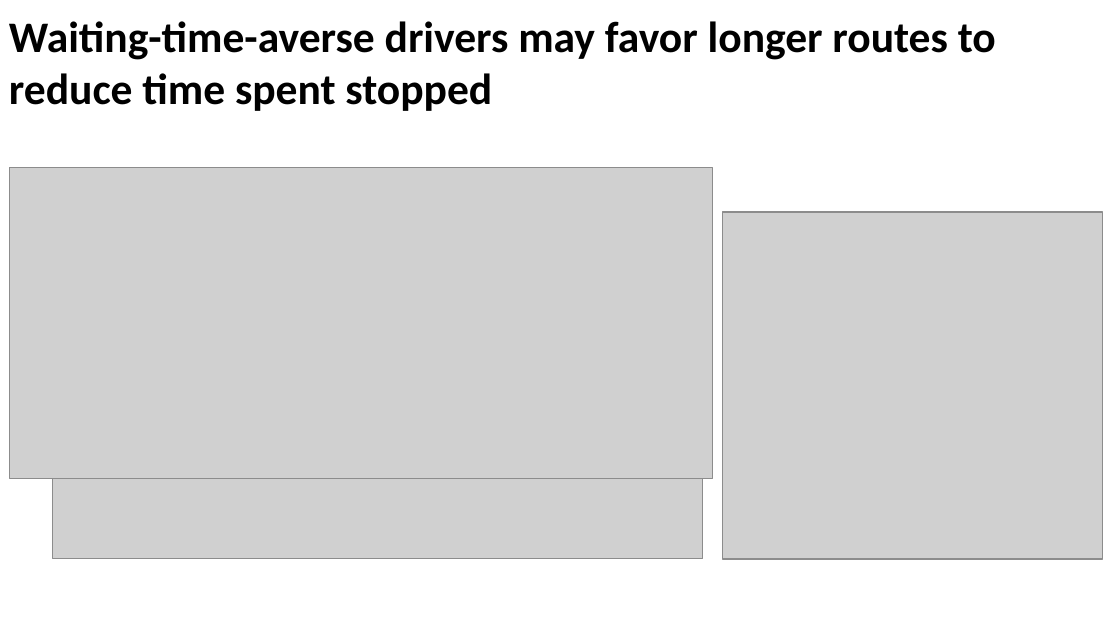
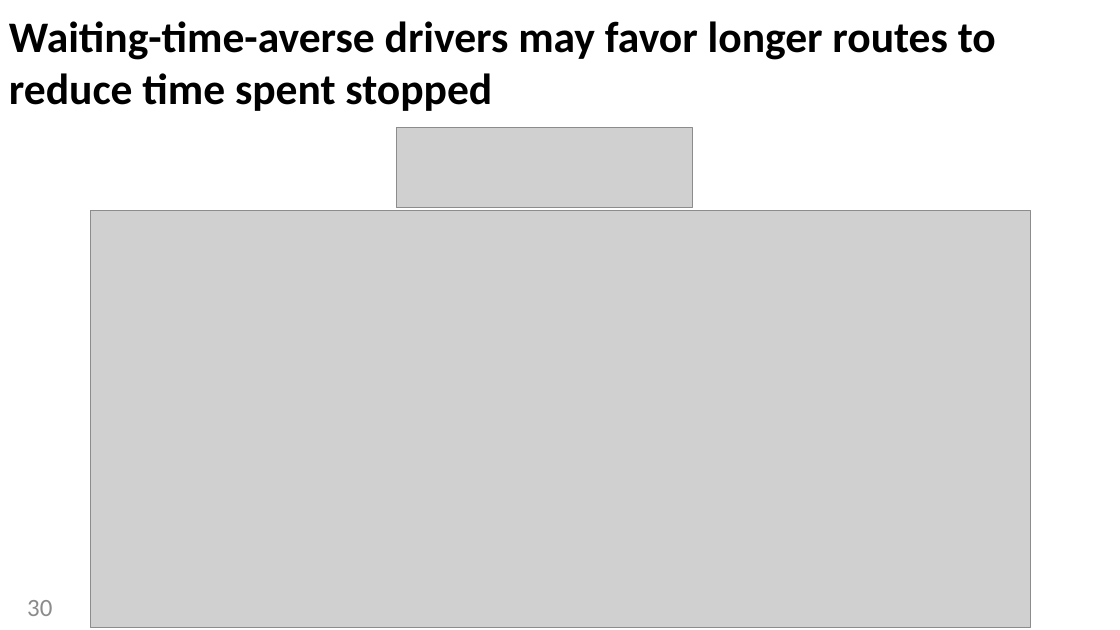
Before and after one commit to MiguelDonado/TFM_TraSIrr, a slide deck: slide 30 of presentation/Thesis_Defense.pptx (slide 21 before the commit). Drawn at 1120x630 pixels with LibreOffice and Linux fonts; fonts in the diff are those of the drawing; grey boxes stand for pictures. Boxes give left, top, right and bottom in pixels: in the first picture for what was removed or moved away, otherwise in the second. Text is boxed around its words. In the diff, an @@ line names an element or a change of style, - is before the commit and + after.

```diff
--- a/presentation/Thesis_Defense.pptx
+++ b/presentation/Thesis_Defense.pptx
@@ picture: place and size @@
-picture at bbox=[53, 479, 702, 559]
+picture at bbox=[396, 128, 692, 207]
@@ picture: place and size @@
-picture at bbox=[9, 168, 712, 479]
+picture at bbox=[91, 211, 1030, 628]
@@ picture removed at bbox=[722, 212, 1102, 559] @@
@@ page number added at bbox=[27, 600, 52, 616], 16 pt, text #8C8C8C @@
+30
```
Also in this commit, not shown: 19 other slides changed, 26 slides added, 4 slides removed, 11 other files.
